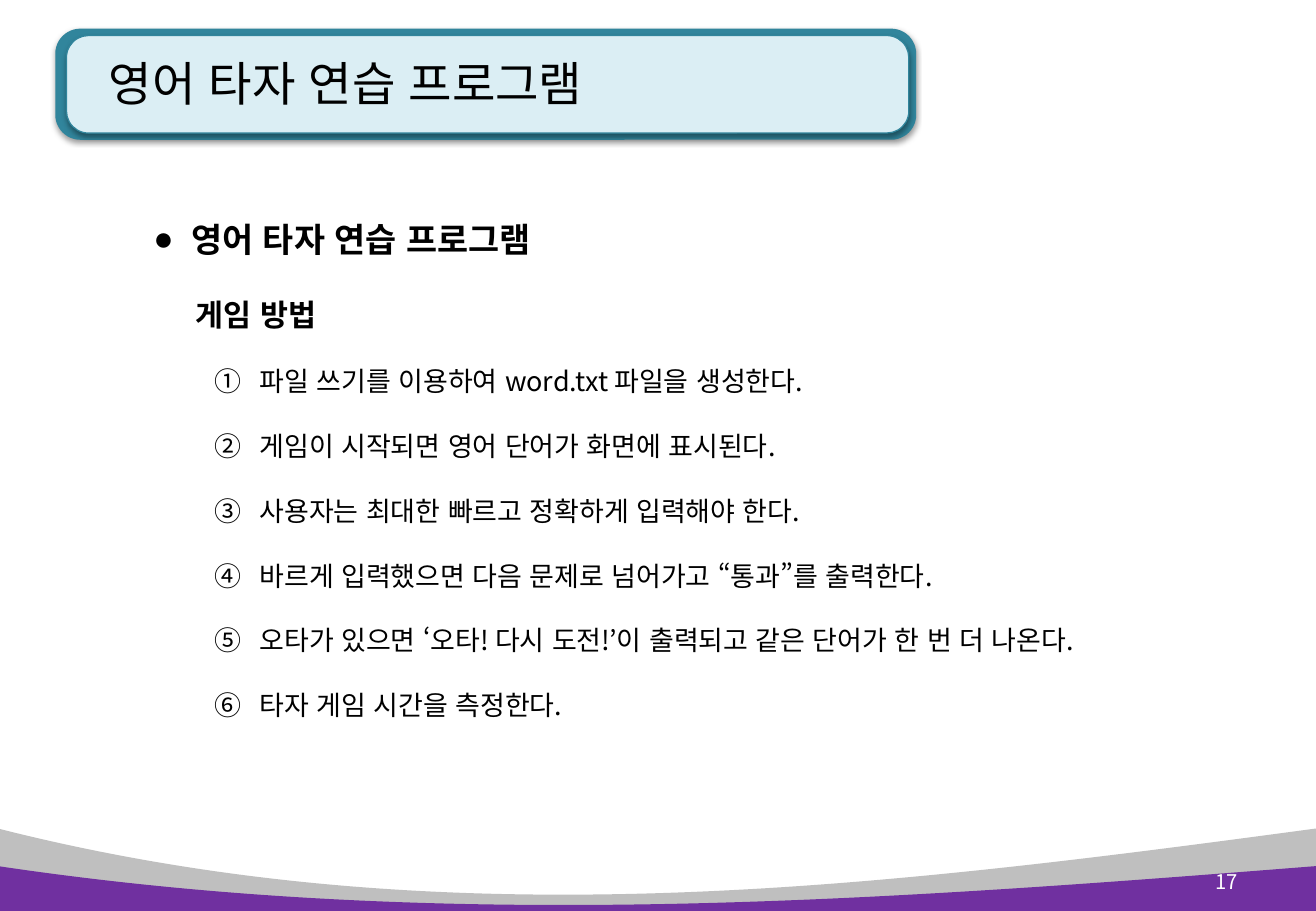
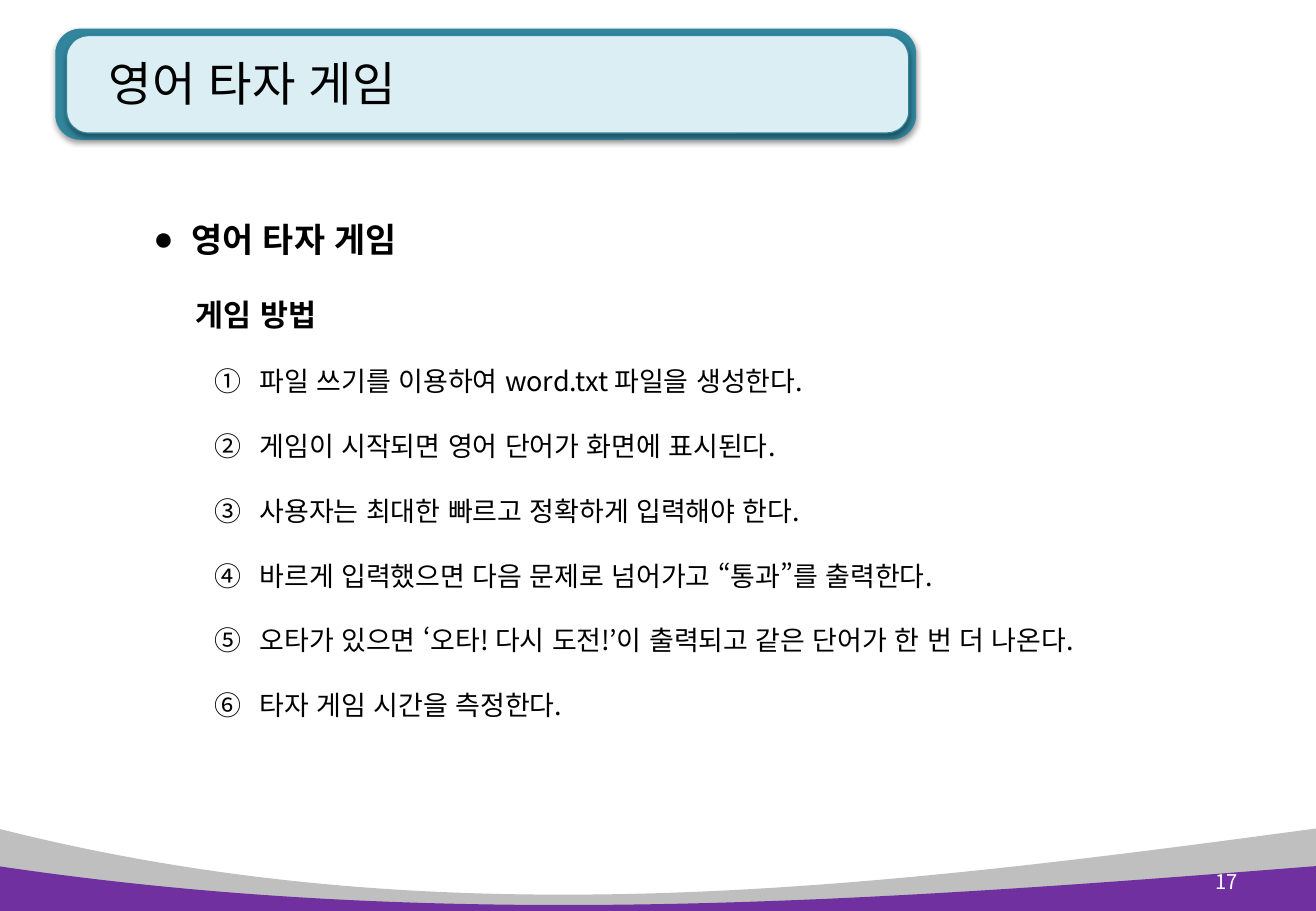
Before and after one commit to kiyongee2/green_pyworks, a slide deck: slide 17 of python_ppt_2023/Python 8장. 예외처리, 파일입출력.pptx. Drawn at 1316x911 pixels with LibreOffice and Linux fonts; fonts in the diff are those of the drawing. Boxes give left, top, right and bottom in pixels: in the first picture for what was removed or moved away, otherwise in the second. Text is boxed around its words. In the diff, an @@ line names an element or a change of style, - is before the commit and + after.

```diff
--- a/python_ppt_2023/Python 8장. 예외처리, 파일입출력.pptx
+++ b/python_ppt_2023/Python 8장. 예외처리, 파일입출력.pptx
@@ title at [109,62,396,105]: text changed @@
-영어 타자 연습 프로그램
+영어 타자 게임
@@ text at [191,223,397,255]: text changed @@
-● 영어 타자 연습 프로그램
+● 영어 타자 게임
```
Also in this commit, not shown: 14 other files.
